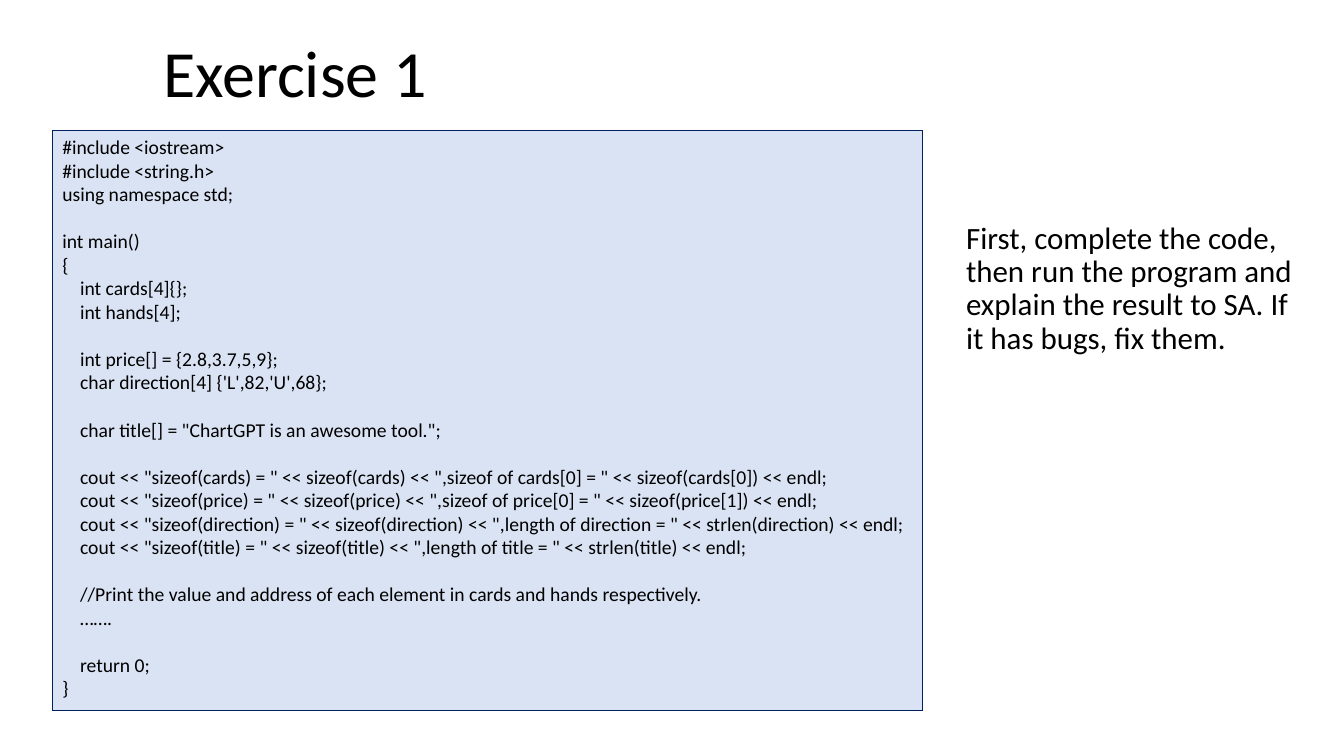
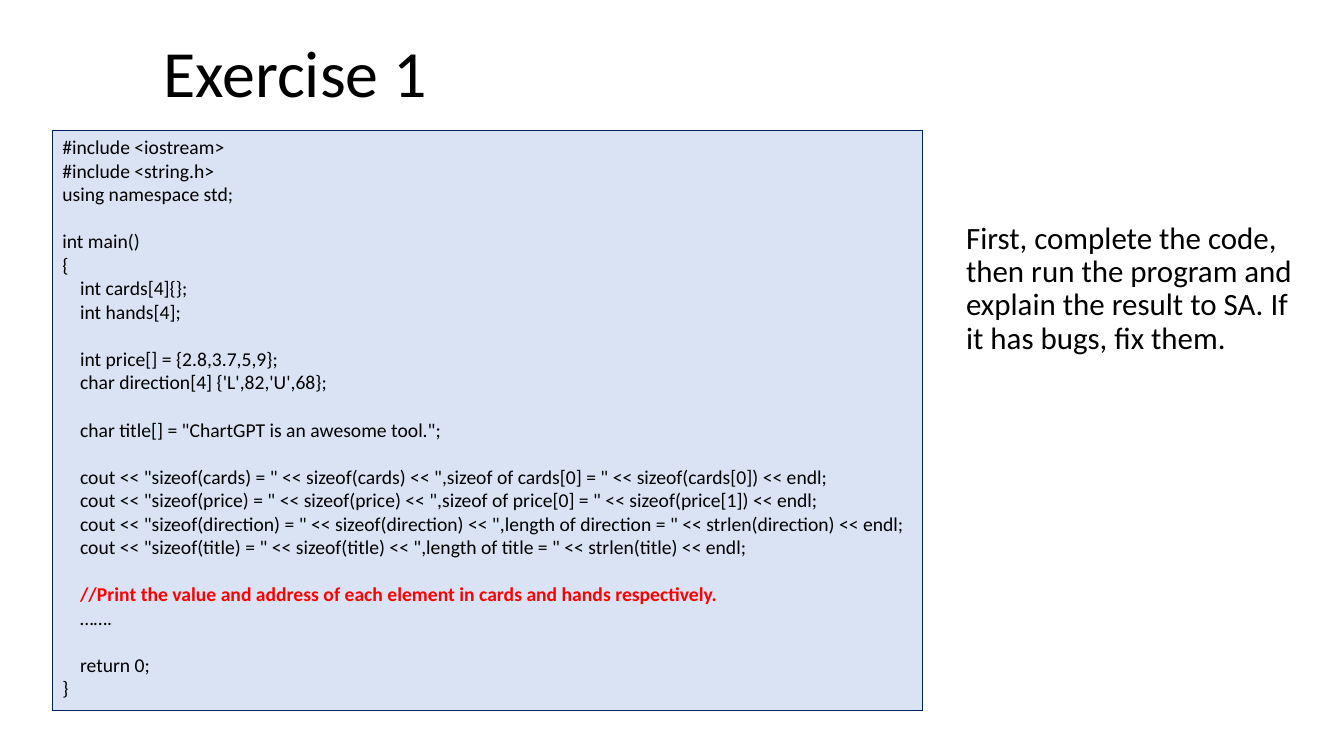
Before and after one commit to ShiqiYu/CPP, a slide deck: slide 25 of week04/Lab04.pptx (slide 23 before the commit). Drawn at 1344x756 pixels with LibreOffice and Linux fonts; fonts in the diff are those of the drawing; background and template pictures are left out. Boxes give left, top, right and bottom in pixels: in the first picture for what was removed or moved away, otherwise in the second. Text is boxed around its words. In the diff, an @@ line names an element or a change of style, - is before the commit and + after.

```diff
--- a/week04/Lab04.pptx
+++ b/week04/Lab04.pptx
@@ text in rectangle at box(80, 587, 717, 604): text colour #000000 to #FF0000, bold on in "//Print the value and address of each ..." @@
```
Also in this commit, not shown: 18 other slides changed, 4 slides added, 2 slides removed, 1 other file.
